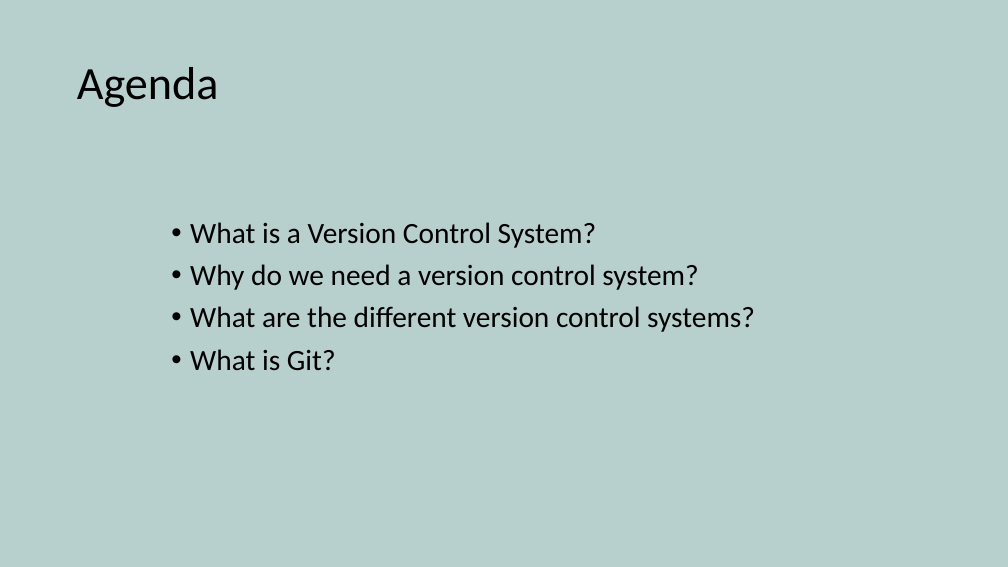
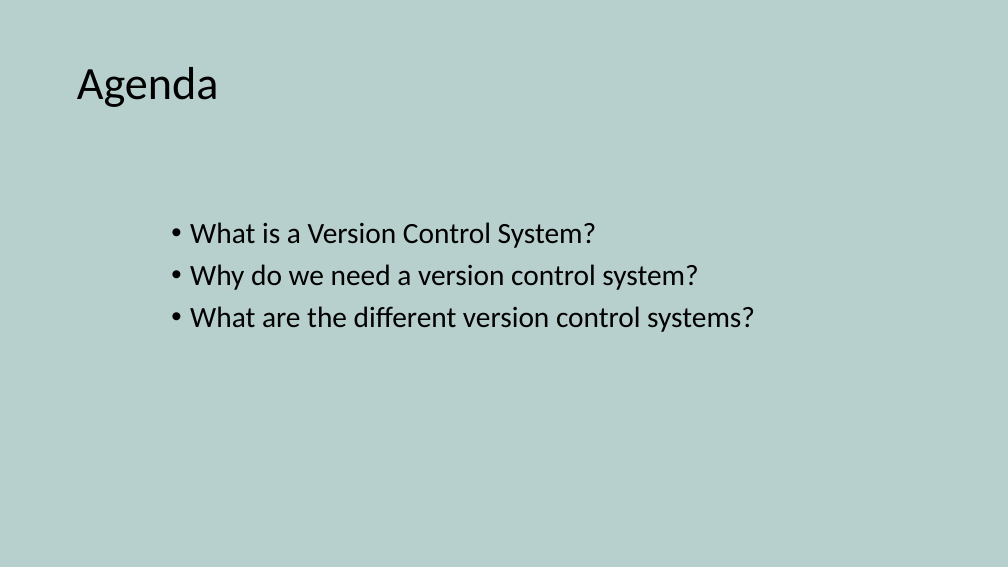
Before and after one commit to yetanothermasterylearning/git, a slide deck: slide 2 of 01. Introduction/Presentation/Introduction.pptx. Drawn at 1008x567 pixels with LibreOffice and Linux fonts; fonts in the diff are those of the drawing. Boxes give left, top, right and bottom in pixels: in the first picture for what was removed or moved away, otherwise in the second. Text is boxed around its words. In the diff, an @@ line names an element or a change of style, - is before the commit and + after.

```diff
--- a/01. Introduction/Presentation/Introduction.pptx
+++ b/01. Introduction/Presentation/Introduction.pptx
@@ text at bbox=[190, 349, 336, 371]: paragraph removed @@
-• What is Git?
```
Also in this commit, not shown: 1 slide removed, 11 other files.
